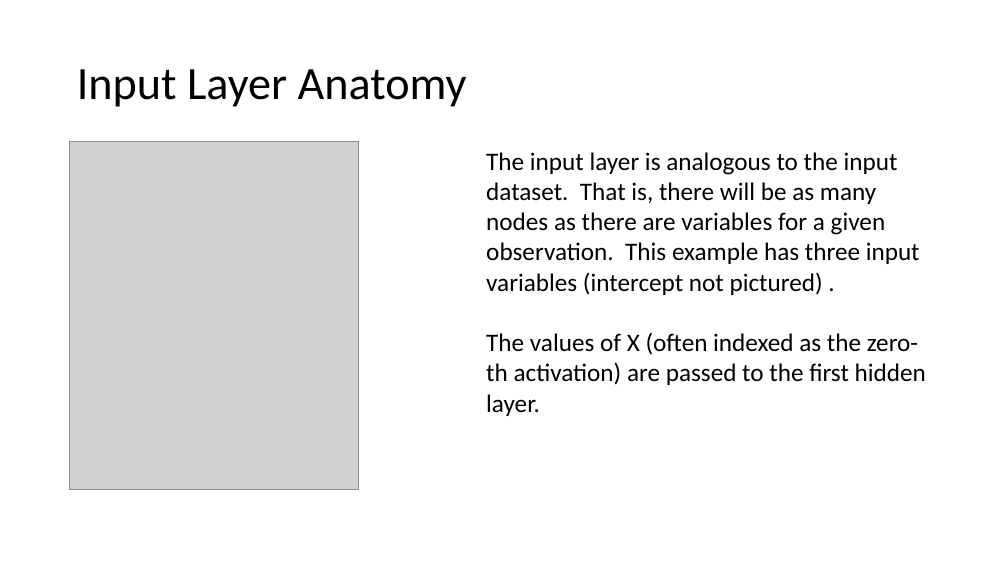
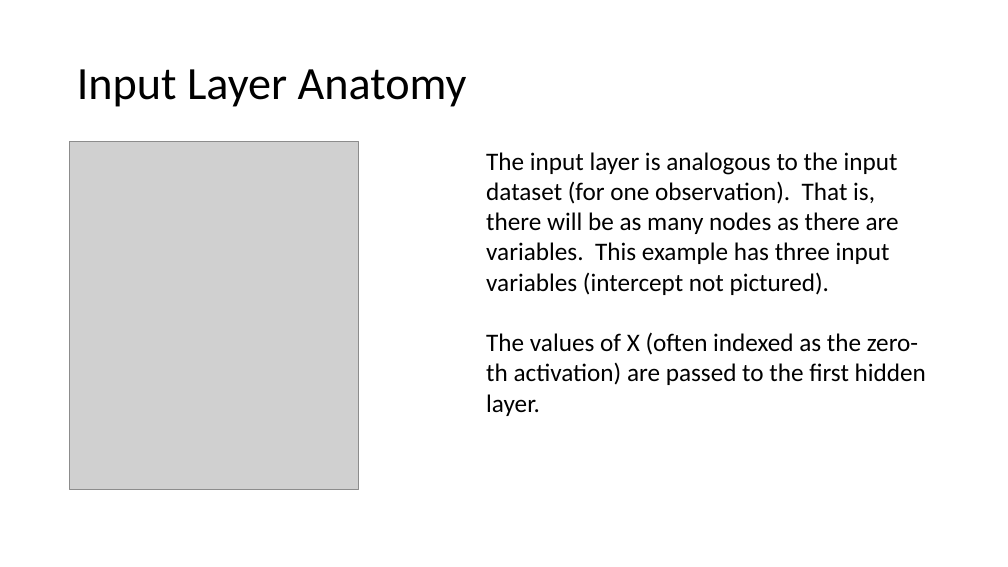
Before and after one commit to snyderjo/Neural-Network-Presentation, a slide deck: slide 8 of firstPart/Neural Networks - pt 1.pptx (slide 7 before the commit). Drawn at 1008x567 pixels with LibreOffice and Linux fonts; fonts in the diff are those of the drawing; grey boxes stand for pictures. Boxes give left, top, right and bottom in pixels: in the first picture for what was removed or moved away, otherwise in the second. Text is boxed around its words. In the diff, an @@ line names an element or a change of style, - is before the commit and + after.

```diff
--- a/firstPart/Neural Networks - pt 1.pptx
+++ b/firstPart/Neural Networks - pt 1.pptx
@@ text at box(486, 152, 899, 295): text changed @@
-The input layer is analogous to the input dataset. That is, there will be as many nodes as there are variables for a given observation. This example has three input variables (intercept not pictured) .
+The input layer is analogous to the input dataset (for one observation). That is, there will be as many nodes as there are variables. This example has three input variables (intercept not pictured).
```
Also in this commit, not shown: 10 other slides changed, 3 slides added, 1 other file.
